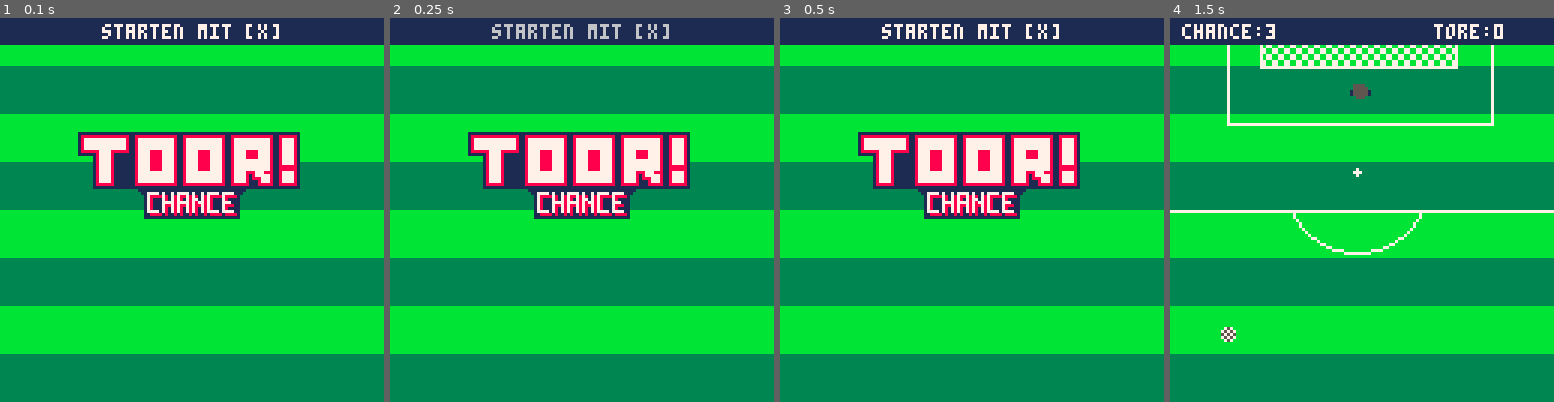
Above: before the commit, frames 1-4 (left to right).
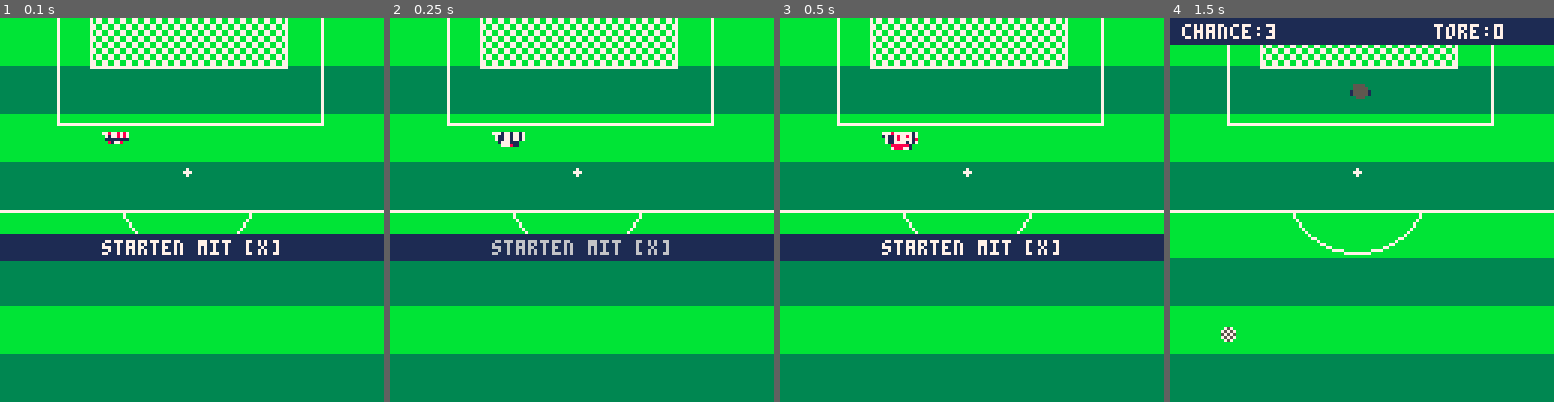
Above: after the commit, the same moments.

Repository: zothynine/torchance
Game: PICO-8 cartridge torchance.p8
The game is run twice, just before and just after one commit, with the same random seed, the same clock (stepped at 60 frames per second) and the same inputs.
Inputs:
- Up to frame 1 (0.1 s): no input
- Up to frame 2 (0.25 s): no input
- Up to frame 3 (0.5 s): tap O (Z key) at 0.33 s
- Up to frame 4 (1.5 s): tap O (Z key) at 0.7, 1.43 s; tap X (X key) at 1.07 s

The runs differ from the first frame. In frame 1, 27% of the frame differs, in the area x 0-100%, y 0-64%; in frame 2, 27%; in frame 3, 27%; in frame 4, nothing differs.

Commit message:
Draw start sequence

Diff:
--- a/torchance.p8
+++ b/torchance.p8
@@ -164,15 +164,26 @@
 --start
 
 function update_start()
+	start.t += 1
+
 	if btnp(5) then
 		mode = "aim"
 	end
+
+
+	if start.t == 4 then
+		if start.gfx_d > 1 then
+			start.t = 0
+			start.gfx_d = mid(1,start.gfx_d-0.2,start.gfx_d)
+		end
+	end
 end
 
 function draw_start()
+	draw_goal_top()
 	--show start hint
-	draw_hint("starten mit [x]",true)
-	sspr(32,0,74,29,26,38)
+	draw_hint("starten mit [x]",true,72)
+	sspr(32,0,58,29,34,38,start.gfx_w/start.gfx_d,start.gfx_h/start.gfx_d)
 end
 -->8
 --aim
@@ -552,6 +563,13 @@
 	xdown = false
 	fresh = true
 
+	start = {
+		gfx_w = 58,
+		gfx_h = 29,
+		gfx_d = 6,
+		t = 0
+	}
+
 	gline = {
  	y=16,
  	l=30,
Not shown, changed: 159 lines of the sprite sheet (__gfx__) section of torchance.p8
Not shown, changed: the thumbnail (__label__) section of torchance.p8
